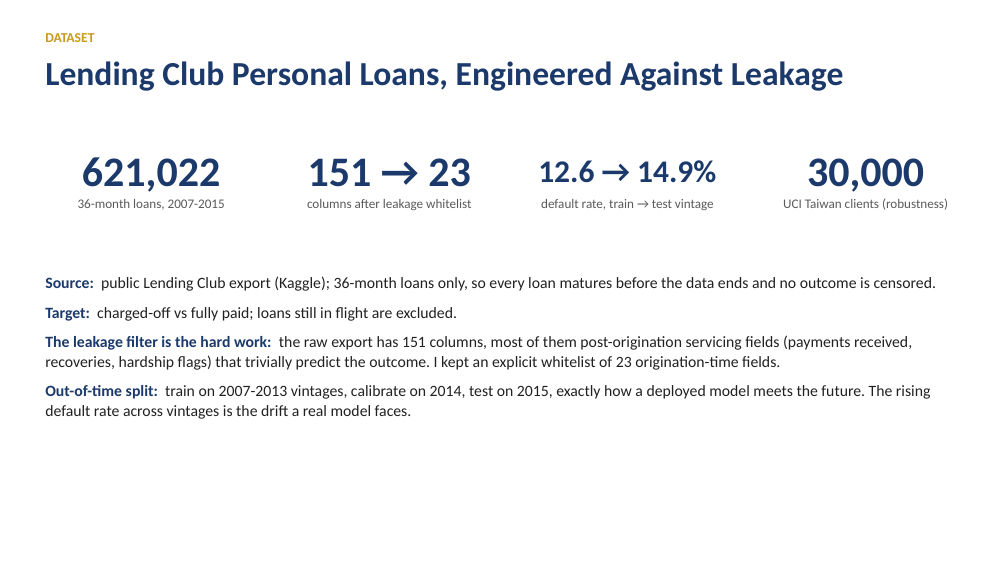
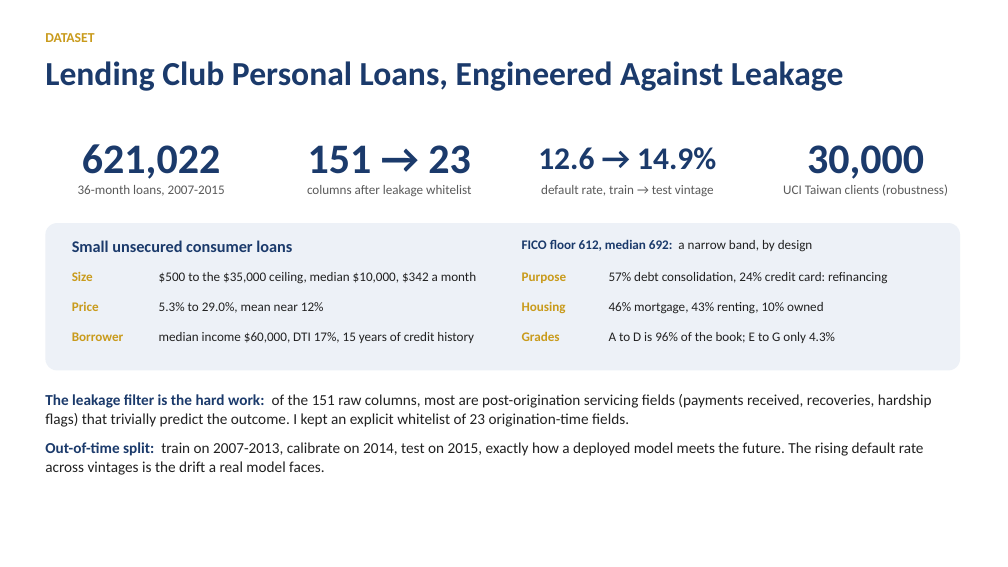
Before and after one commit to iitgF/T8, a slide deck: slide 4 of report_and_video/Project_Video_Presentation.pptx. Drawn at 1008x567 pixels with LibreOffice and Linux fonts; fonts in the diff are those of the drawing. Boxes give left, top, right and bottom in pixels: in the first picture for what was removed or moved away, otherwise in the second. Text is boxed around its words. In the diff, an @@ line names an element or a change of style, - is before the commit and + after.

```diff
--- a/report_and_video/Project_Video_Presentation.pptx
+++ b/report_and_video/Project_Video_Presentation.pptx
@@ 8 texts: place and size @@
-8 texts at [78,157,948,210]
+8 texts at [78,144,948,196]
@@ rounded rectangle added at [45,223,960,371], fill #EDF1F7 @@
@@ text added at [522,239,813,252], 12.5 pt, text #1B3A6B, bold @@
+FICO floor 612, median 692: a narrow band, by design
@@ text added at [72,240,292,252], 15.5 pt, text #1B3A6B, bold @@
+Small unsecured consumer loans
@@ text added at [72,272,93,281], 12.5 pt, text #C99B1C, bold @@
+Size
@@ text added at [159,272,476,284], 12.5 pt, text #212121 @@
+$500 to the $35,000 ceiling, median $10,000, $342 a month
@@ text added at [522,272,567,283], 12.5 pt, text #C99B1C, bold @@
+Purpose
@@ text added at [609,272,887,284], 12.5 pt, text #212121 @@
+57% debt consolidation, 24% credit card: refinancing
@@ text added at [72,302,99,311], 12.5 pt, text #C99B1C, bold @@
+Price
@@ text added at [159,302,324,313], 12.5 pt, text #212121 @@
+5.3% to 29.0%, mean near 12%
@@ text added at [522,302,566,313], 12.5 pt, text #C99B1C, bold @@
+Housing
@@ text added at [609,302,824,314], 12.5 pt, text #212121 @@
+46% mortgage, 43% renting, 10% owned
@@ text added at [72,332,123,341], 12.5 pt, text #C99B1C, bold @@
+Borrower
@@ text added at [159,332,474,343], 12.5 pt, text #212121 @@
+median income $60,000, DTI 17%, 15 years of credit history
@@ text added at [522,331,560,341], 12.5 pt, text #C99B1C, bold @@
+Grades
@@ text added at [609,332,835,343], 12.5 pt, text #212121 @@
+A to D is 96% of the book; E to G only 4.3%
@@ text at [45,394,932,475]: text changed; size 15 to 14.5 pt @@
-Source: public Lending Club export (Kaggle); 36-month loans only, so every loan matures before the data ends and no outcome is censored.
-Target: charged-off vs fully paid; loans still in flight are excluded.
-The leakage filter is the hard work: the raw export has 151 columns, most of them post-origination servicing fields (payments received, recoveries, hardship flags) that trivially predict the outcome. I kept an explicit whitelist of 23 origination-time fields.
-Out-of-time split: train on 2007-2013 vintages, calibrate on 2014, test on 2015, exactly how a deployed model meets the future. The rising default rate across vintages is the drift a real model faces.
+The leakage filter is the hard work: of the 151 raw columns, most are post-origination servicing fields (payments received, recoveries, hardship flags) that trivially predict the outcome. I kept an explicit whitelist of 23 origination-time fields.
+Out-of-time split: train on 2007-2013, calibrate on 2014, test on 2015, exactly how a deployed model meets the future. The rising default rate across vintages is the drift a real model faces.
```
Also in this commit, not shown: 2 other files.
